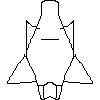
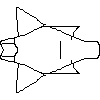
The second 100 x 100 image is a revision of the first. Changes to its layers:
painted on "Layer 0" over [0, 0, 100, 100]
